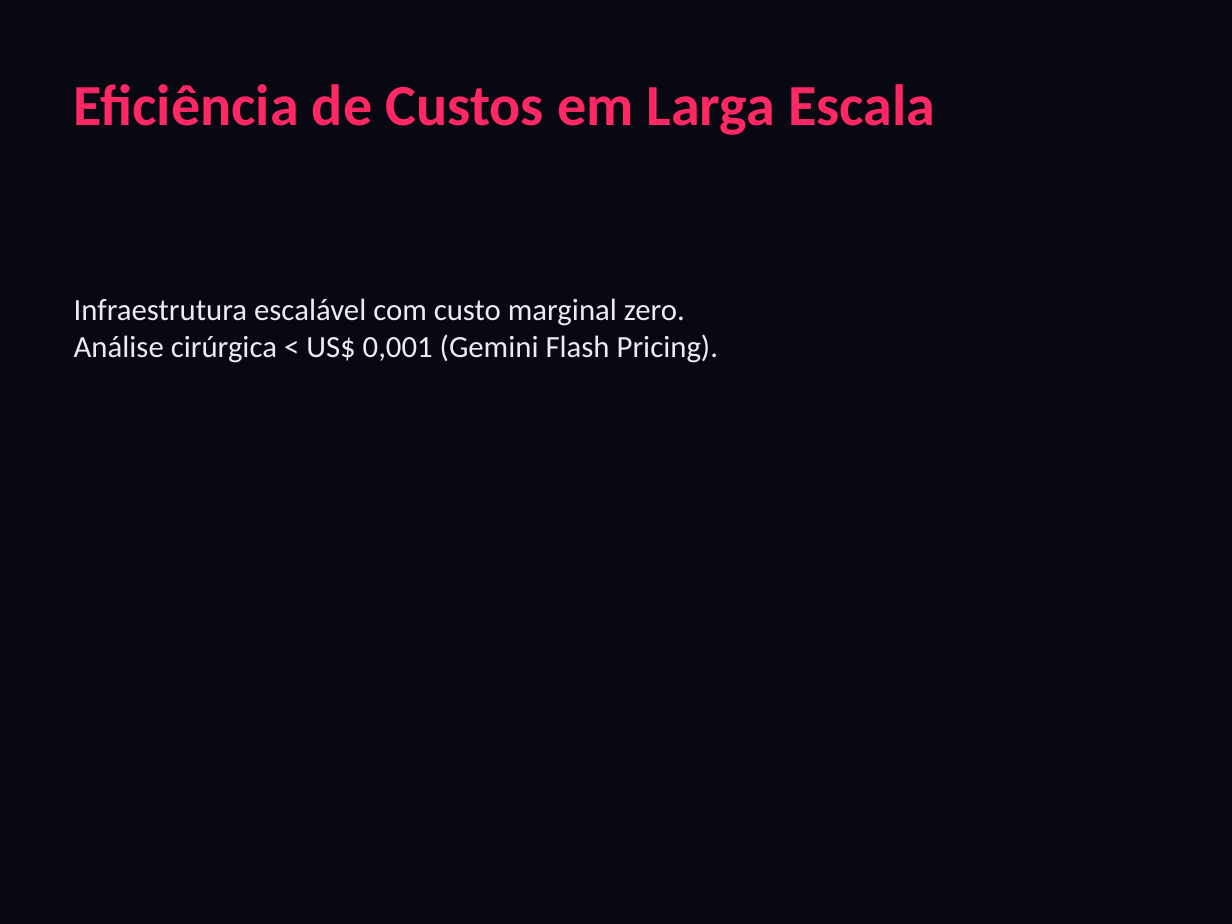
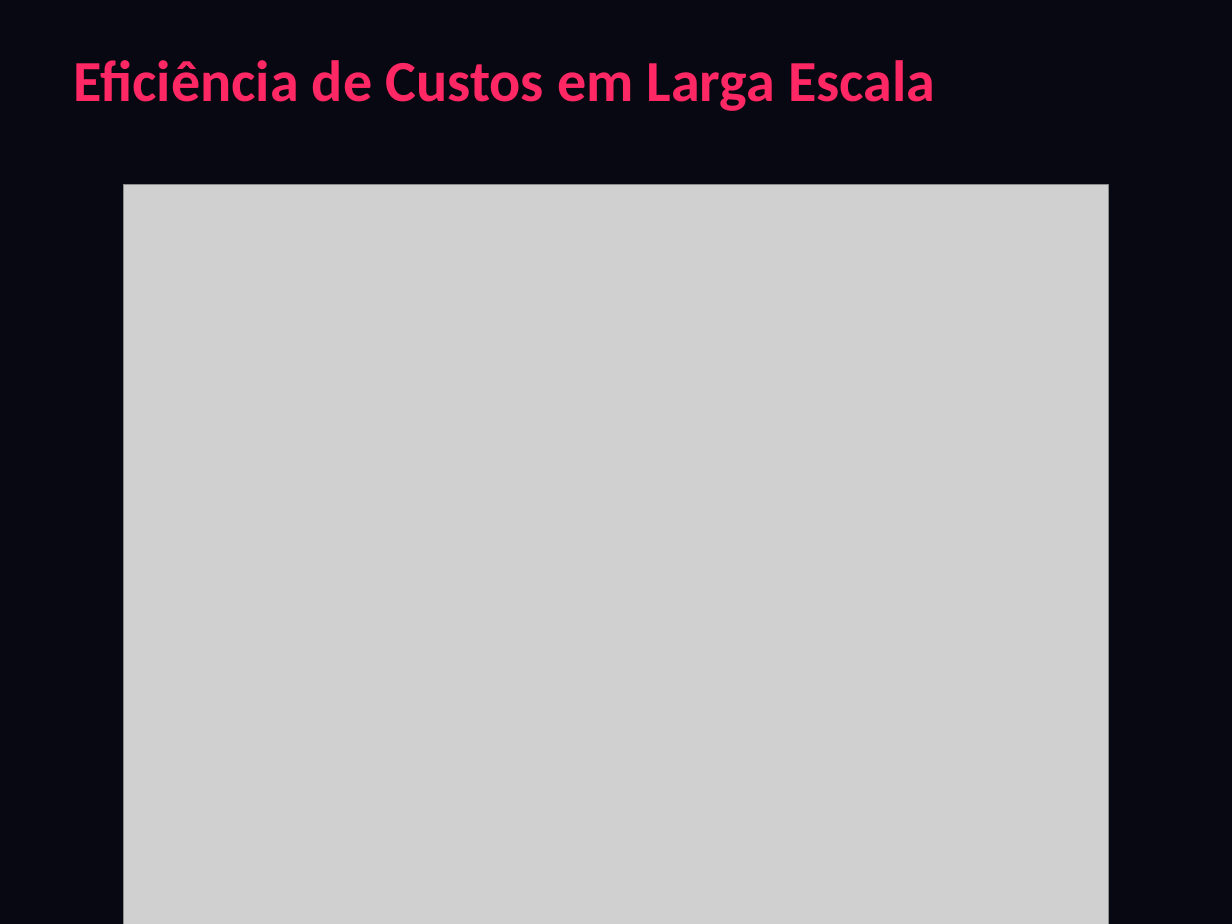
Before and after one commit to gian256-svg/GiantAnimator, a slide deck: slide 5 of GIANT_APRESENTACAO_PREMIUM.pptx (slide 10 before the commit). Drawn at 1232x924 pixels with LibreOffice and Linux fonts; fonts in the diff are those of the drawing; grey boxes stand for pictures. Boxes give left, top, right and bottom in pixels: in the first picture for what was removed or moved away, otherwise in the second. Text is boxed around its words. In the diff, an @@ line names an element or a change of style, - is before the commit and + after.

```diff
--- a/GIANT_APRESENTACAO_PREMIUM.pptx
+++ b/GIANT_APRESENTACAO_PREMIUM.pptx
@@ text "Eficiência de Custos em Larga ...": place and size @@
-text "Eficiência de Custos em Larga ..." at [74,84,935,135]
+text "Eficiência de Custos em Larga ..." at [74,60,935,111]
@@ picture added at [123,185,1109,924] @@
@@ text removed at [74,298,718,363] @@
-Infraestrutura escalável com custo marginal zero.
-Análise cirúrgica < US$ 0,001 (Gemini Flash Pricing).
```
Also in this commit, not shown: 5 other slides changed, 4 slides added, 8 slides removed, 16 other files.
